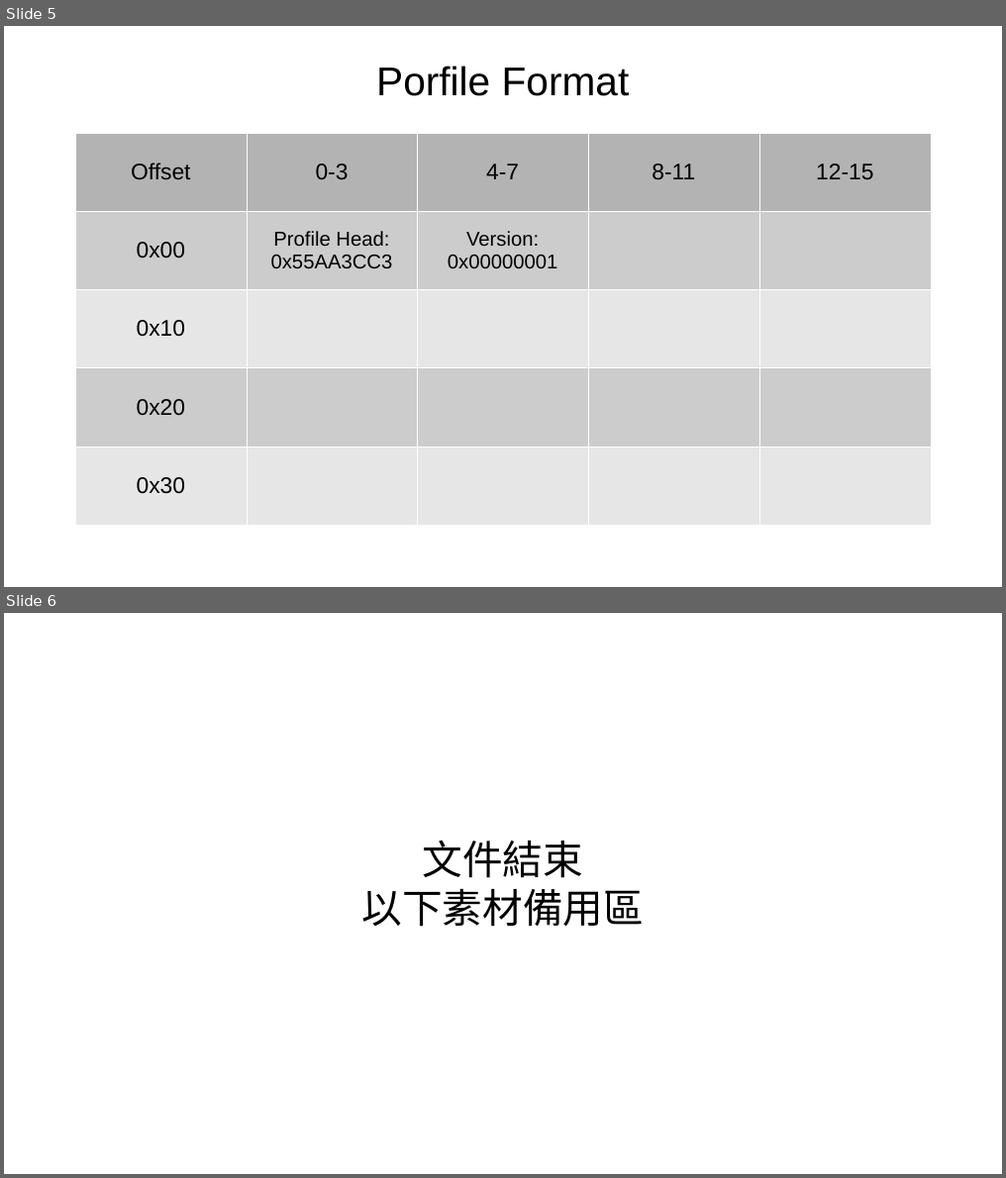
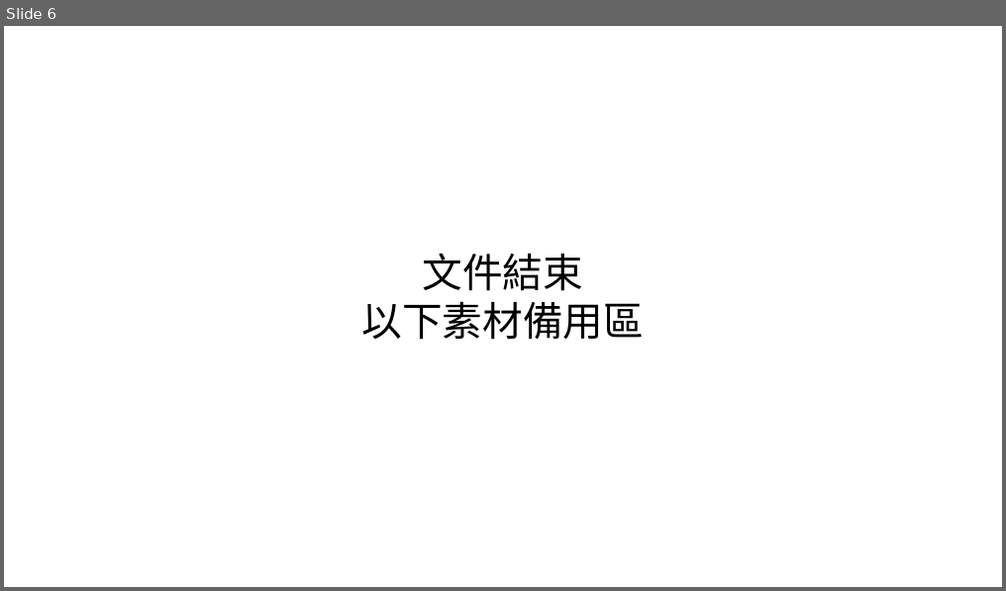
Before and after one commit to tomjpsun/obsidianVaults, a slide deck: DM9051A OTP 燒錄專案/8051A OTP GUI.odp. Shown one above the other, each under a label of ours: slides 5 and 6 before the commit, slide 6 after it. The pictures are 1006x1178 and 1006x591 pixels, drawn with LibreOffice and Linux fonts; fonts in the diff are those of the drawing. Boxes give left, top, right and bottom in pixels: in the first picture for what was removed or moved away, otherwise in the second. Text is boxed around its words. In the diff, an @@ line names an element or a change of style, - is before the commit and + after.

```diff
--- a/DM9051A OTP 燒錄專案/8051A OTP GUI.odp
+++ b/DM9051A OTP 燒錄專案/8051A OTP GUI.odp
@@ slide 5 removed at [4, 26, 1002, 587], background #FFFFFF @@
@@ text removed at [376, 66, 630, 96] @@
-Porfile Format
@@ table removed at [75, 133, 932, 525], 5 rows, 5 columns @@
-Offset | 0-3 | 4-7 | 8-11 | 12-15
-0x00 | Profile Head: / 0x55AA3CC3 | Version: / 0x00000001 |  | 
-0x10 |  |  |  | 
-0x20 |  |  |  | 
-0x30 |  |  |  | 
```
Also in this commit, not shown: 1 slide changed, 1 slide added, 1 other file.
